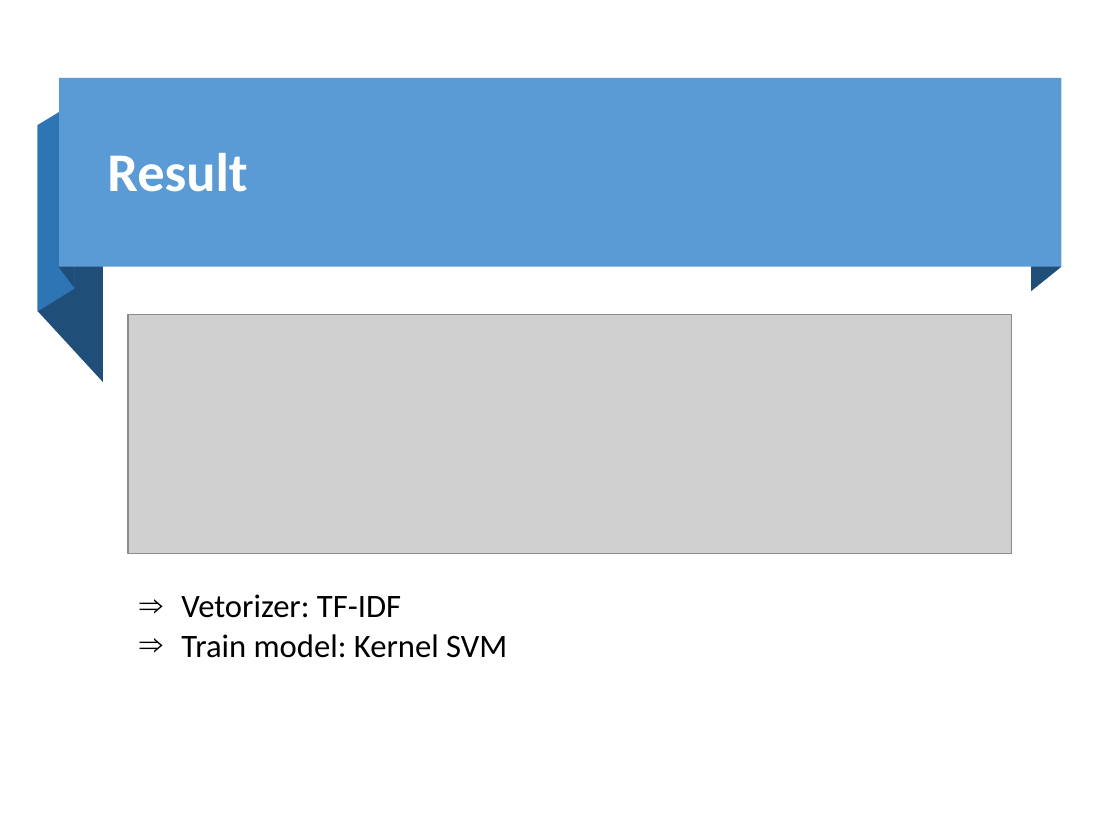
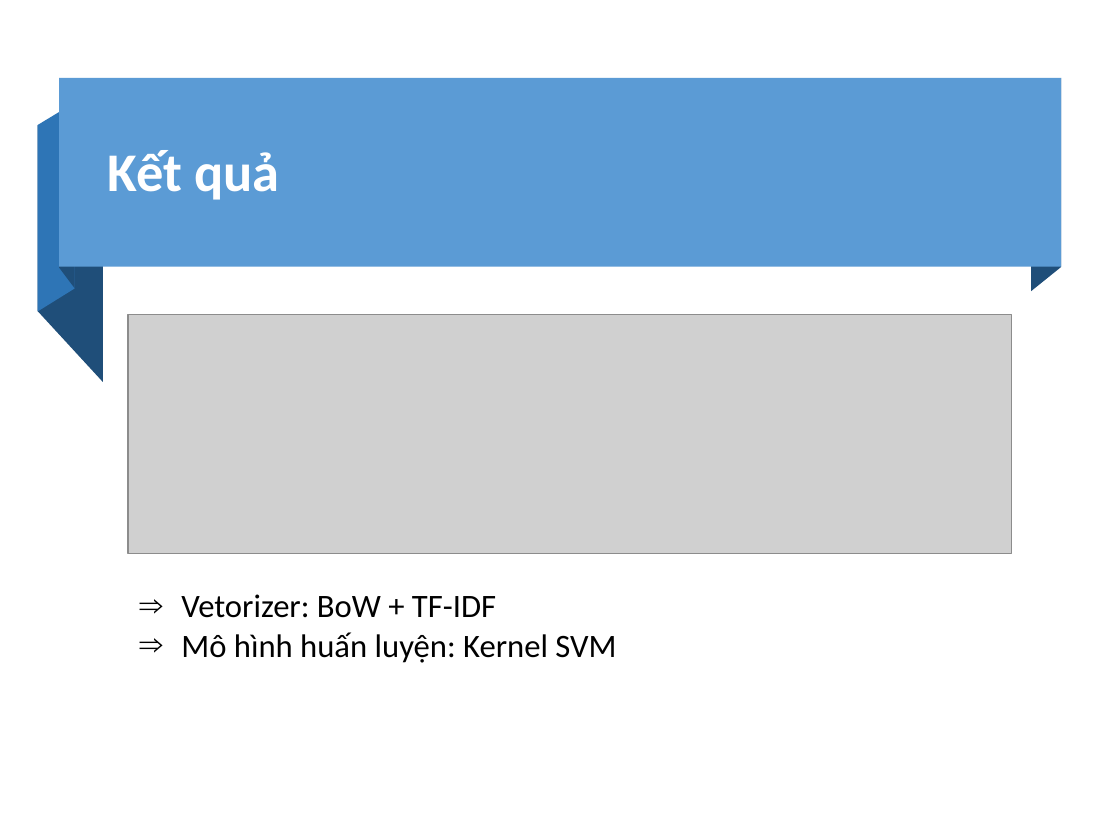
Before and after one commit to ManhLk/icomm_internship, a slide deck: slide 19 of Slide.pptx (slide 17 before the commit). Drawn at 1120x840 pixels with LibreOffice and Linux fonts; fonts in the diff are those of the drawing; grey boxes stand for pictures. Boxes give left, top, right and bottom in pixels: in the first picture for what was removed or moved away, otherwise in the second. Text is boxed around its words. In the diff, an @@ line names an element or a change of style, - is before the commit and + after.

```diff
--- a/Slide.pptx
+++ b/Slide.pptx
@@ title at <box>107,150,279,200</box>: text changed @@
-Result
+Kết quả
@@ text at <box>181,594,616,663</box>: text changed @@
-⇒ Vetorizer: TF-IDF
-⇒ Train model: Kernel SVM
+⇒ Vetorizer: BoW + TF-IDF
+⇒ Mô hình huấn luyện: Kernel SVM
```
Also in this commit, not shown: 3 other slides changed, 10 slides added, 6 slides removed, 1 other file.
